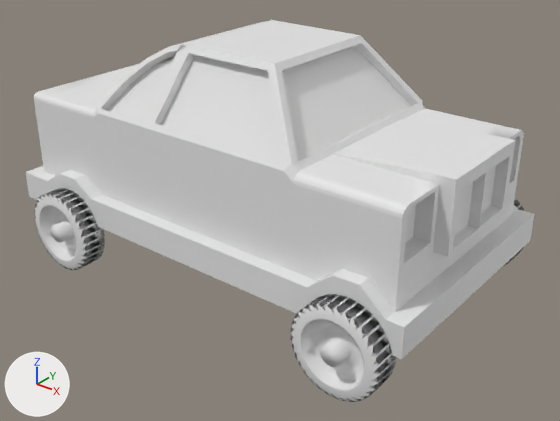
Two versions of the FBX model Cars/Members' cars/Sareh_rasouli_car.fbx, one commit apart.
The view is the same before and after, from a camera (50 mm lens) standing at (2.28, -2.95, 1.69) and looking at (-0.05, -0.04, -0.12). Lighting does not change. The marker at lower left points along +X, +Y and +Z. Where no turn or scale is listed for an object, it has been applied to the vertices. Vertices at the same position are counted once.

Before the edit, the objects in view are built like this:
```python
me_cube = bpy.data.meshes.new('Cube')
me_cube.from_pydata(...)  # 607 vertices, 572 faces; spans x -1.25..1.25, y -0.65..0.65, z -0.5..0.5
me_cube.materials.append(mat_material)  # white #e7e7e7
me_cylinder_002 = bpy.data.meshes.new('Cylinder.002')
me_cylinder_002.from_pydata(...)  # 352 vertices, 354 faces; spans x -0.225..0.225, y -0.08..0.08, z -0.225..0.225
me_cylinder_003 = bpy.data.meshes.new('Cylinder.003')
me_cylinder_003.from_pydata(...)  # 352 vertices, 354 faces; spans x -0.225..0.225, y -0.08..0.08, z -0.225..0.225
ob_cube = bpy.data.objects.new('Cube', me_cube)
ob_cube.location = (-0.19, 0.005, 0.282)
ob_fr = bpy.data.objects.new('FR', me_cylinder_002)
ob_fr.location = (0.794, -0.684, -0.255)
ob_rr = bpy.data.objects.new('RR', me_cylinder_003)
ob_rr.location = (-1.037, -0.684, -0.283)
```
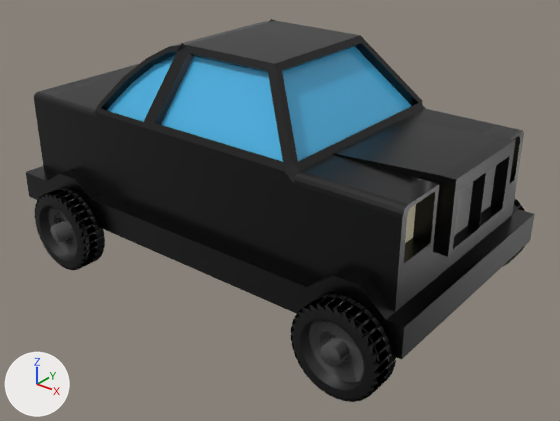
Location of each change, [x1, y1, x2, y2] in pixels of the pictures (560 x 421 px):
part 1 of me_cylinder_002, recoloured (grey to black): [291, 304, 380, 402] in both
part 2 of me_cylinder_002, recoloured (grey to black): [291, 294, 396, 402] in both
part 3 of me_cylinder_002, recoloured (grey to black): [333, 340, 350, 361] in both
part 4 of me_cylinder_002, recoloured (grey to black): [309, 320, 364, 382] in both
part 5 of me_cylinder_003, recoloured (grey to black): [35, 194, 87, 270] in both
part 6 of me_cylinder_003, recoloured (grey to black): [45, 188, 105, 270] in both
part 7 of me_cylinder_003, recoloured (grey to black): [49, 206, 77, 256] in both
part 8 of me_cube, recoloured (white to black): [26, 19, 534, 360] in both
part 9 of me_cube, recoloured (white to blue): [107, 47, 411, 161] in both
part 10 of me_cube, recoloured: [405, 204, 416, 243] in both
part 11 of me_cube, recoloured: [454, 166, 496, 236] in both

Patch to the scene script:
```diff
--- a/Cars/Members' cars/Sareh_rasouli_car.fbx.py
+++ b/Cars/Members' cars/Sareh_rasouli_car.fbx.py
@@ mat_glass @@
+mat_glass = principled_material('glass')
+mat_glass.base_color = (0.076, 0.467, 0.8)  # blue #4eb6e7
+mat_glass.roughness = 0.0
@@ mat_grills @@
+mat_grills = principled_material('grills')
+mat_grills.base_color = (0.137, 0.137, 0.137)  # dark grey #676767
@@ mat_frontkight @@
+mat_frontkight = principled_material('frontkight')
+mat_frontkight.base_color = (0.8, 0.729, 0.458)  # beige #e7deb4
@@ mat_body @@
+mat_body = principled_material('body')
+mat_body.base_color = (0.0, 0.0, 0.0)  # black #000000
+mat_body.roughness = 0.3
@@ mat_rings @@
+mat_rings = principled_material('rings')
+mat_rings.base_color = (0.0628, 0.0628, 0.0628)  # dark grey #474747
+mat_rings.roughness = 0.0
@@ mat_tire @@
+mat_tire = principled_material('tire')
+mat_tire.base_color = (0.0, 0.0, 0.0)  # black #000000
@@ mat_tire_001 @@
+mat_tire_001 = principled_material('tire.001')
+mat_tire_001.base_color = (0.0, 0.0, 0.0)  # black #000000
@@ mat_rings_001 @@
+mat_rings_001 = principled_material('rings.001')
+mat_rings_001.base_color = (0.063, 0.063, 0.063)  # dark grey #474747
+mat_rings_001.roughness = 0.0
@@ me_cylinder_002 @@
 me_cylinder_002.from_pydata(...)  # 352 vertices, 354 faces; spans x -0.225..0.225, y -0.08..0.08, z -0.225..0.225
+# me_cylinder_002 part 1: 160 of the faces centred in x -0.215..0.215, y -0.071..-0.043, z -0.215..0.215 switch from no material to mat_tire_001 (black #000000)
+# me_cylinder_002 part 2: 128 of the faces centred in x -0.224..0.224, y 0.004..0.074, z -0.224..0.224 switch from no material to mat_tire_001 (black #000000)
+# me_cylinder_002 part 3: 7 of the faces centred in x 0.015..0.051, y -0.047, z 0.005..0.049 switch from no material to mat_tire_001 (black #000000)
+# me_cylinder_002 part 4: 58 of the faces centred in x -0.104..0.104, y -0.08..-0.014, z -0.104..0.104 switch from no material to mat_rings_001 (dark grey #474747)
@@ me_cylinder_003 @@
 me_cylinder_003.from_pydata(...)  # 352 vertices, 354 faces; spans x -0.225..0.225, y -0.08..0.08, z -0.225..0.225
+# me_cylinder_003 part 5: 160 of the faces centred in x -0.215..0.215, y -0.071..-0.043, z -0.215..0.215 switch from no material to mat_tire (black #000000)
+# me_cylinder_003 part 6: 128 of the faces centred in x -0.224..0.224, y 0.004..0.074, z -0.224..0.224 switch from no material to mat_tire (black #000000)
+# me_cylinder_003 part 7: 62 of the faces centred in x -0.104..0.104, y -0.08..-0.014, z -0.104..0.104 switch from no material to mat_rings (dark grey #474747)
@@ me_cube @@
 me_cube.from_pydata(...)  # 607 vertices, 572 faces; spans x -1.25..1.25, y -0.65..0.65, z -0.5..0.5
+# me_cube part 8: 550 of the faces centred in x -1.25..1.25, y -0.65..0.65, z -0.5..0.5 switch from mat_material (white #e7e7e7) to mat_body (black #000000)
+# me_cube part 9: all 8 faces centred in x -0.39..0.45, y -0.43..0.42, z 0.29..0.3 switch from mat_material (white #e7e7e7) to mat_glass (blue #4eb6e7)
+# me_cube part 10: all 2 faces centred in x 1.08..1.09, y -0.48..0.47, z 0.03..0.04 switch from mat_material (white #e7e7e7) to mat_frontkight (beige #e7deb4)
+# me_cube part 11: all 10 faces centred in x -1.24..1.18, y -0.29..0.28, z -0.03..0.05 switch from mat_material (white #e7e7e7) to mat_grills (dark grey #686868)
+me_cube.materials.append(mat_backlight)  # red #e74f5c
```
